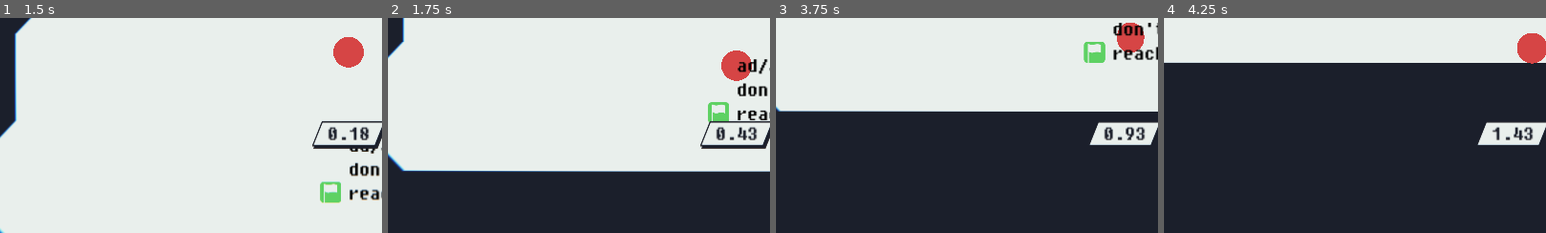
Above: before the commit, frames 1-4 (left to right).
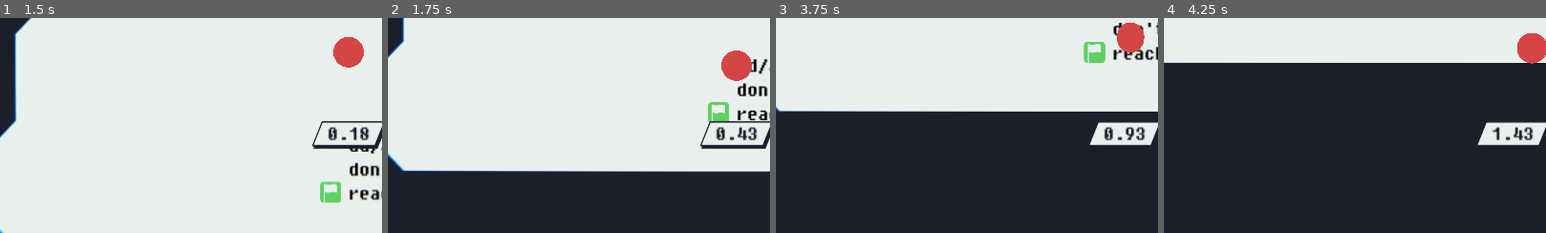
Above: after the commit, the same moments.

Repository: kagamiAL/CALHACKS_2024
Game: Godot game, scene res://scenes/Main/Main.tscn
Same seed, same stepped clock (60 frames per second), same inputs: the game is played once before the commit and once after it.
Inputs:
- Up to frame 1 (1.5 s): click "Play" at 0.5 s; click "Restart" at 1.25 s
- Up to frame 2 (1.75 s): no input
- Up to frame 3 (3.75 s): click "Restart" at 2 s; click "Restart" at 2.75 s; tap Enter (ui_accept) at 3.5 s; hold Right (ui_right) from 3.53 s (still down)
- Up to frame 4 (4.25 s): keep holding Right (ui_right); tap Enter (ui_accept) at 3.77 s
The pictures show only the part of the screen within x 4-54%, y 44-94%; the shares and areas given below are measured in that part.

Frame 1 is identical in both runs. In frame 2, 0.1% of the frame differs, in the area x 91-96%, y 20-26%; in frame 3, 0.3%, in the area x 89-97%, y 3-16%; in frame 4, nothing differs.

Commit message:
put intro text behind player

Diff:
--- a/scenes/Maps/Map00.tscn
+++ b/scenes/Maps/Map00.tscn
@@ -19,7 +19,9 @@
 layer_3/tile_data = PackedInt32Array(1310805, 131073, 0)
 
 [node name="Control" type="Control" parent="."]
+show_behind_parent = true
 top_level = true
+z_index = -2
 layout_mode = 3
 anchors_preset = 0
 offset_top = 151.0
